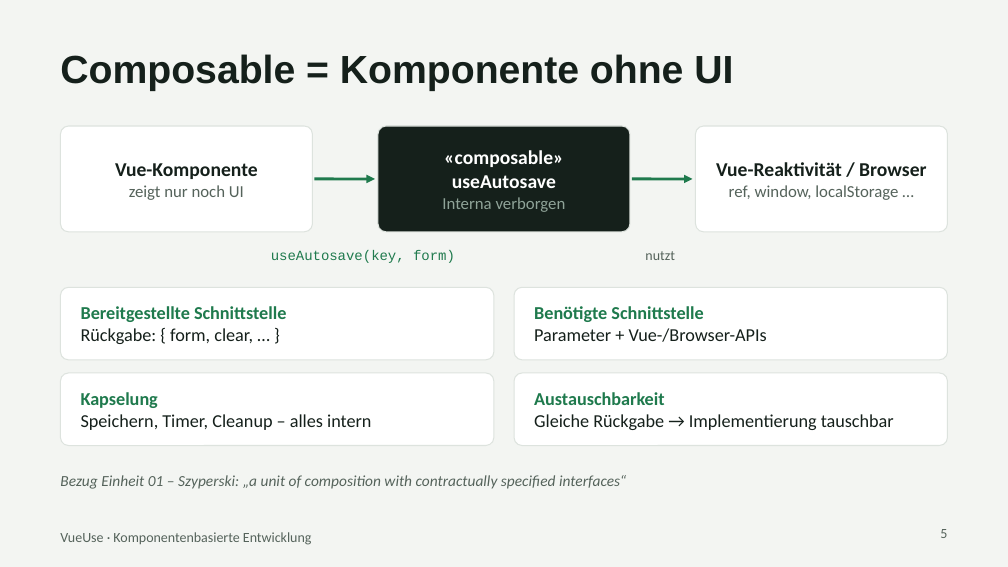
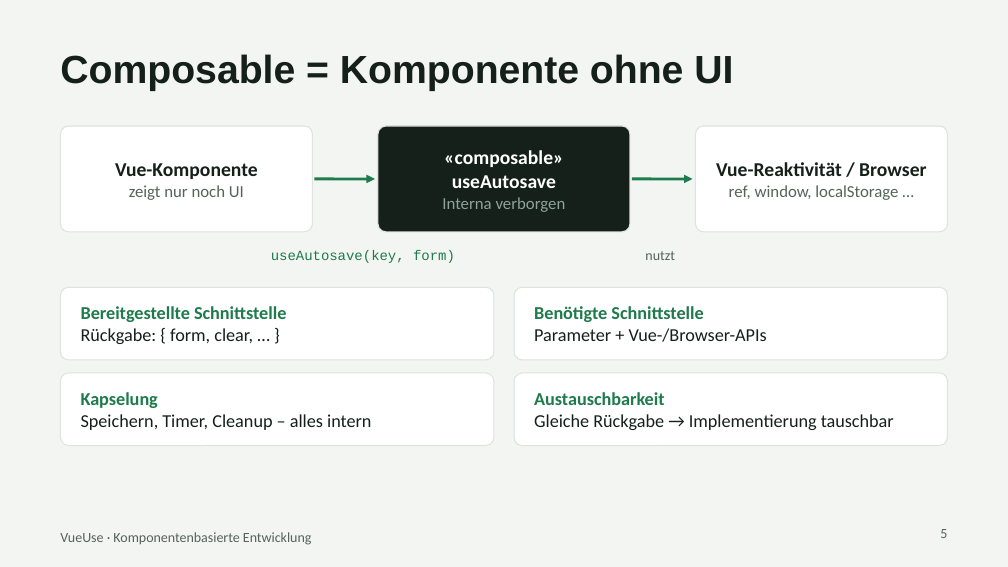
Before and after one commit to Akcanmuhammedhakan/VueUse, a slide deck: slide 5 of praesentation/VueUse_Akcan.pptx. Drawn at 1008x567 pixels with LibreOffice and Linux fonts; fonts in the diff are those of the drawing. Boxes give left, top, right and bottom in pixels: in the first picture for what was removed or moved away, otherwise in the second. Text is boxed around its words. In the diff, an @@ line names an element or a change of style, - is before the commit and + after.

```diff
--- a/praesentation/VueUse_Akcan.pptx
+++ b/praesentation/VueUse_Akcan.pptx
@@ text removed at (60,475,626,489) @@
-Bezug Einheit 01 – Szyperski: „a unit of composition with contractually specified interfaces“
```
Also in this commit, not shown: 3 other slides changed, 1 other file.
